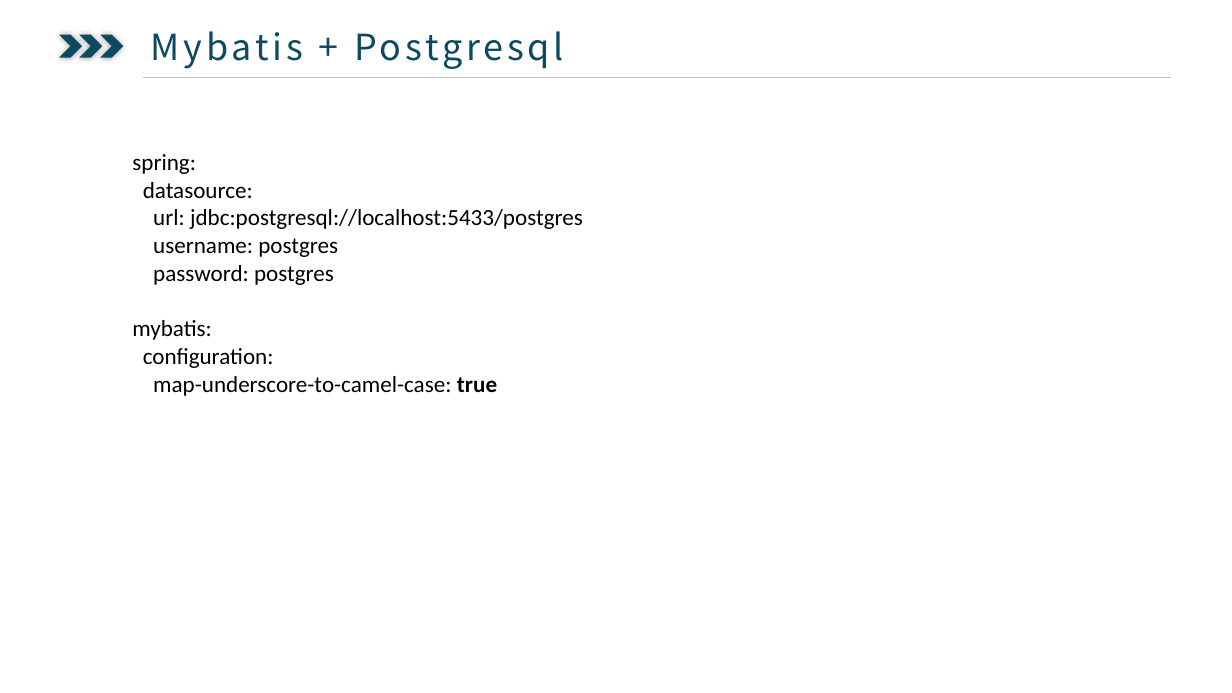
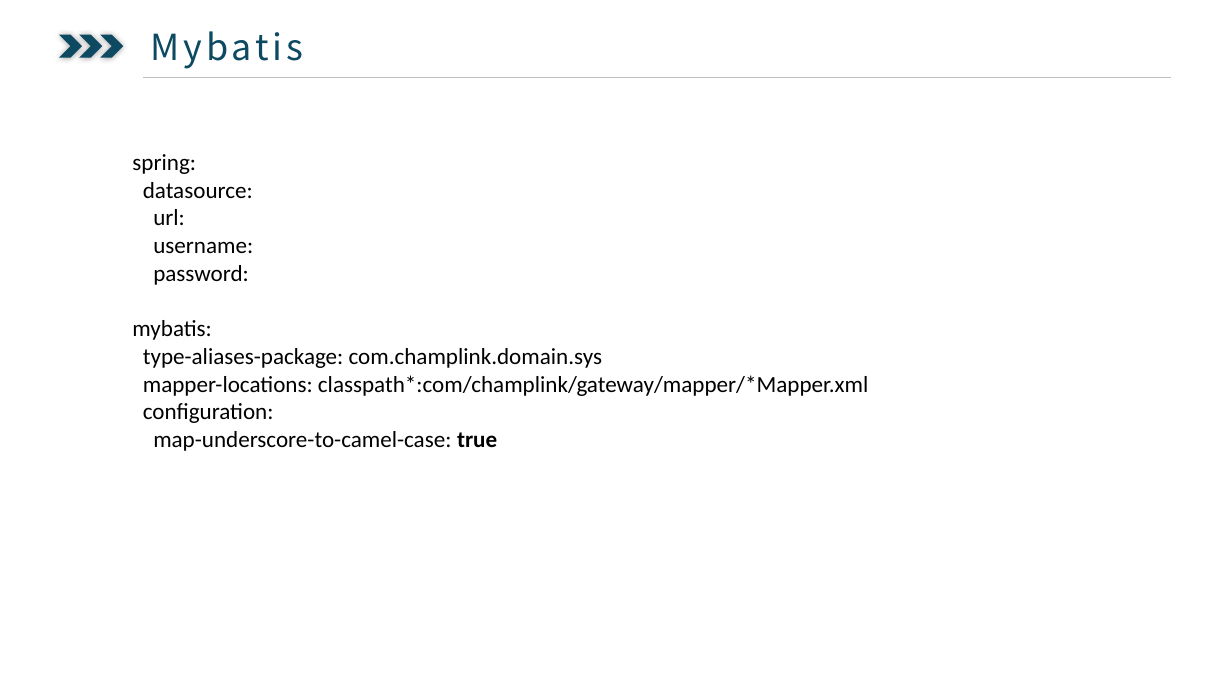
Before and after one commit to ysglyl/ppts, a slide deck: slide 10 of springboot.pptx. Drawn at 1232x693 pixels with LibreOffice and Linux fonts; fonts in the diff are those of the drawing. Boxes give left, top, right and bottom in pixels: in the first picture for what was removed or moved away, otherwise in the second. Text is boxed around its words. In the diff, an @@ line names an element or a change of style, - is before the commit and + after.

```diff
--- a/springboot.pptx
+++ b/springboot.pptx
@@ text at (143,21,679,72): text changed @@
-  Mybatis + Postgresql
+  Mybatis
@@ text at (153,209,253,285): text changed @@
-url: jdbc:postgresql://localhost:5433/postgres
-username: postgres
-password: postgres
+url:
+username:
+password:
@@ text at (143,348,868,396): paragraphs added @@
+type-aliases-package: com.champlink.domain.sys
+mapper-locations: classpath*:com/champlink/gateway/mapper/*Mapper.xml
```
Also in this commit, not shown: 2 slides added, 2 slides removed, 12 other files.
